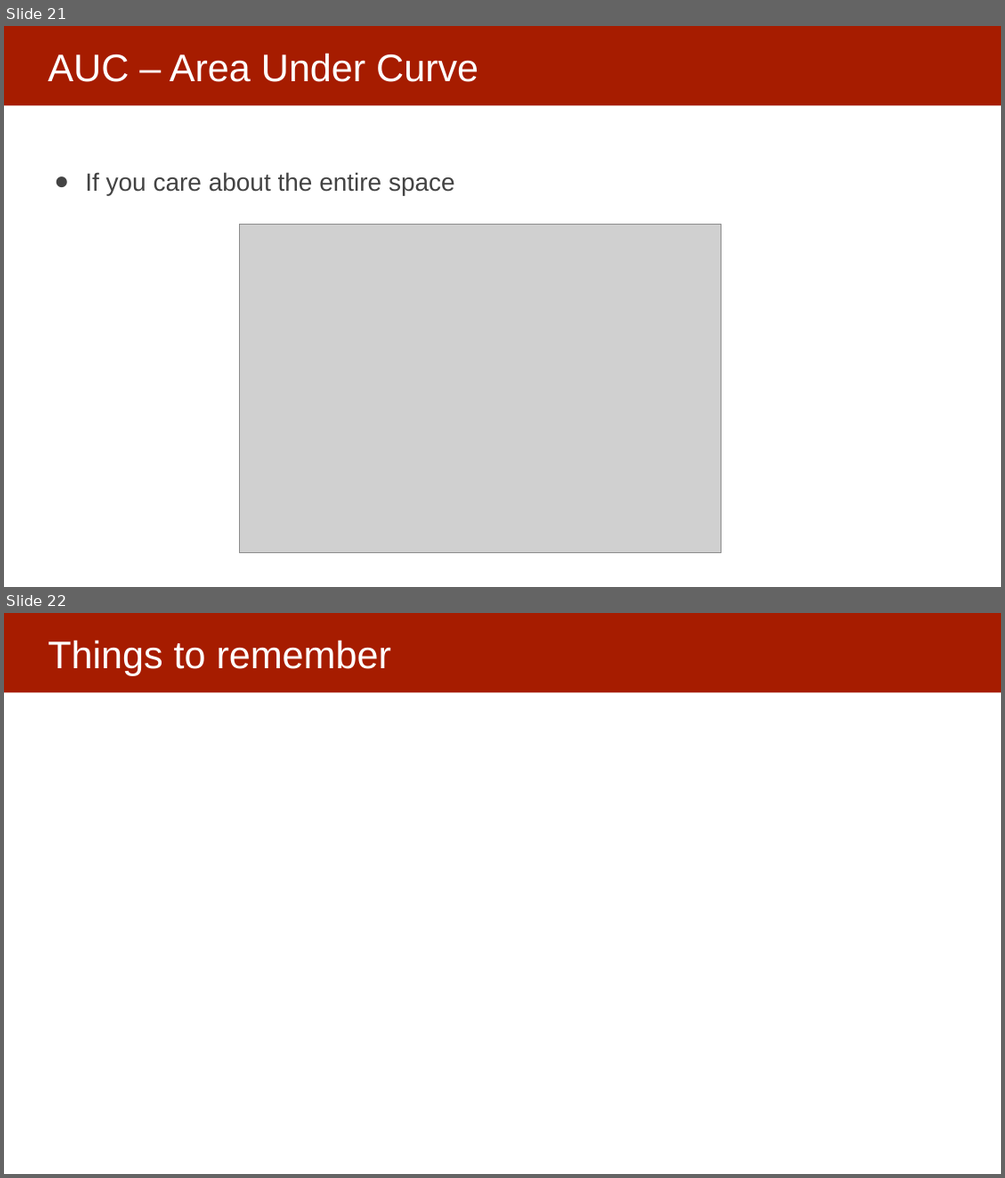
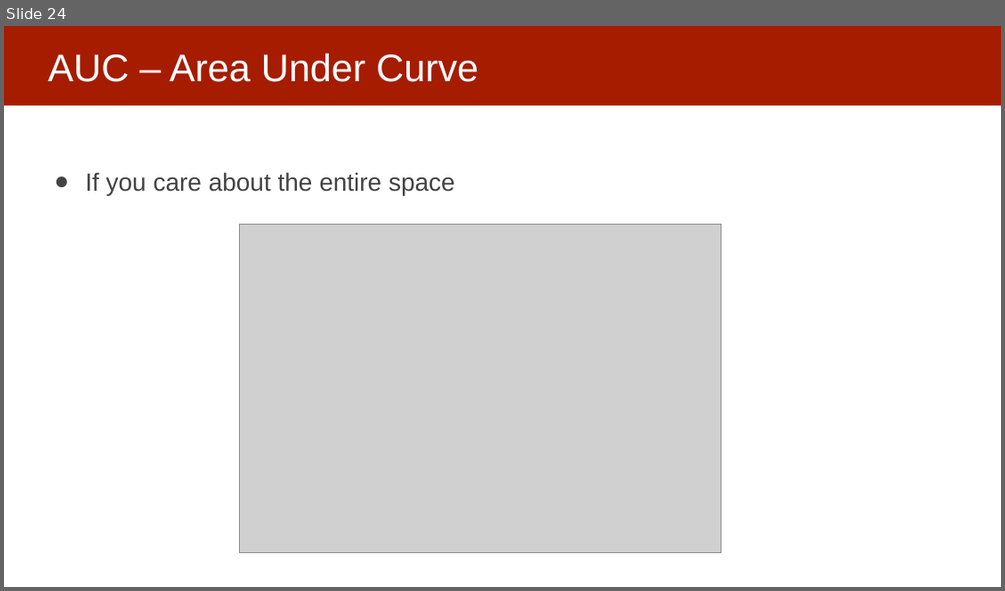
Before and after one commit to dssg/mlforpublicpolicylab, a slide deck: 06 - Performance and Evaluation Pt 1/Model Selection and Validation - Part I.pptx. Shown one above the other, each under a label of ours: slides 21 and 22 before the commit, slide 24 after it. The pictures are 1005x1178 and 1005x591 pixels, drawn with LibreOffice and Linux fonts; fonts in the diff are those of the drawing; grey boxes stand for pictures. Boxes give left, top, right and bottom in pixels: in the first picture for what was removed or moved away, otherwise in the second. Text is boxed around its words. In the diff, an @@ line names an element or a change of style, - is before the commit and + after.

```diff
--- a/06 - Performance and Evaluation Pt 1/Model Selection and Validation - Part I.pptx
+++ b/06 - Performance and Evaluation Pt 1/Model Selection and Validation - Part I.pptx
@@ slide 22 removed at (4, 613, 1001, 1174), background #FFFFFF; not listed: 1 template element that a slide beside it also shows @@
@@ title removed at (48, 640, 391, 675) @@
-Things to remember
@@ what was slide 21 is now slide 24 @@
```
Also in this commit, not shown: 1 slide changed, 4 slides added.
